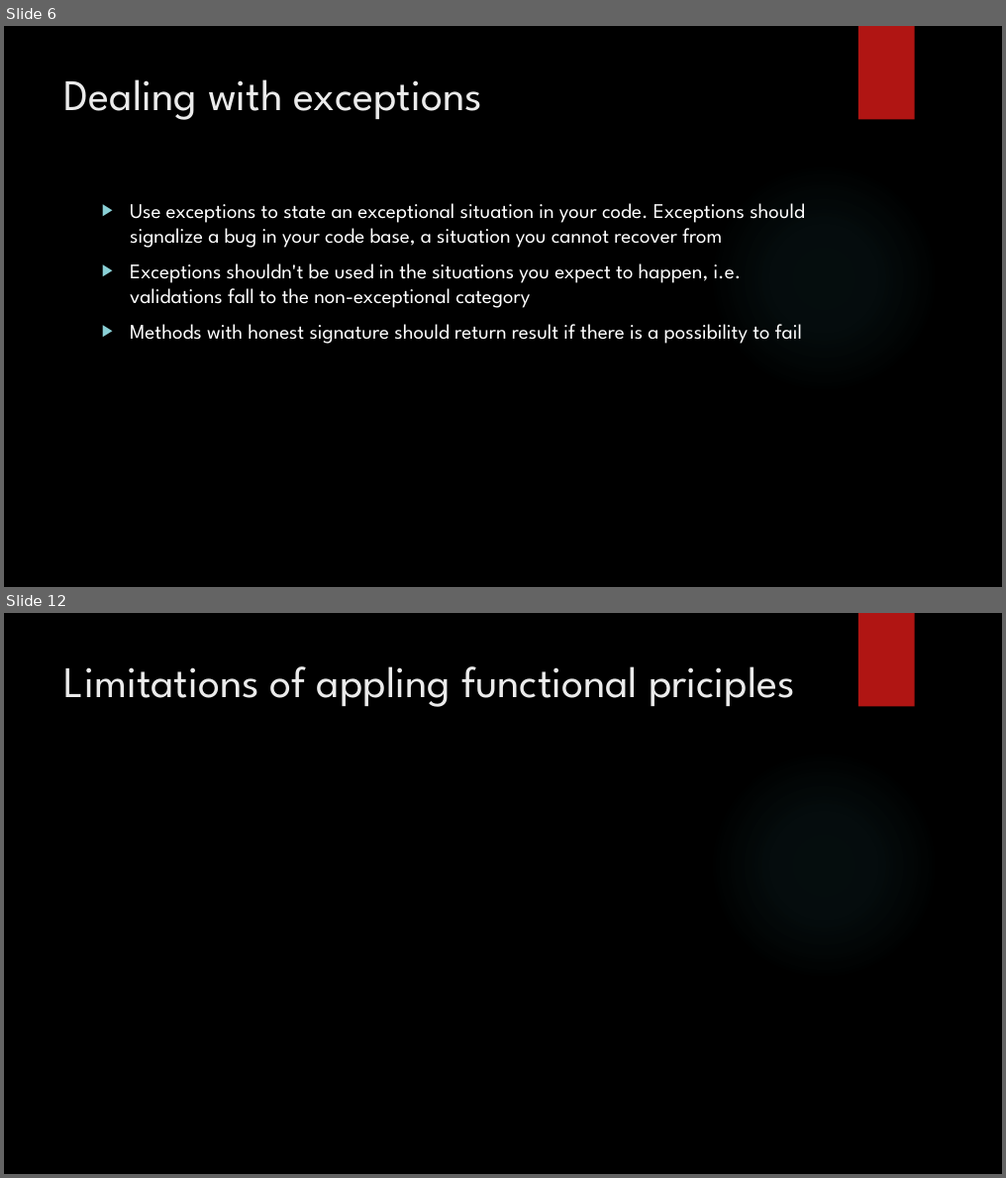
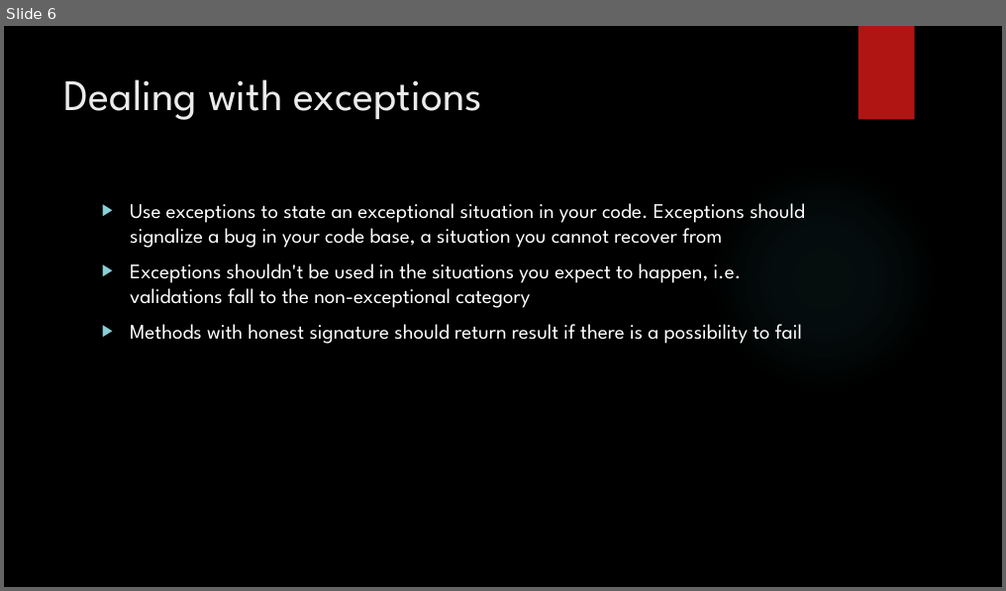
Before and after one commit to tomekjanicki/fpdemo, a slide deck: Presentation.pptx. Shown one above the other, each under a label of ours: slides 6 and 12 before the commit, slide 6 after it; the slides between them are not shown. The pictures are 1006x1178 and 1006x591 pixels, drawn with LibreOffice and Linux fonts; fonts in the diff are those of the drawing; background and template pictures are left out. Boxes give left, top, right and bottom in pixels: in the first picture for what was removed or moved away, otherwise in the second. Text is boxed around its words. In the diff, an @@ line names an element or a change of style, - is before the commit and + after.

```diff
--- a/Presentation.pptx
+++ b/Presentation.pptx
@@ slide 12 removed at (x1=4, y1=613, x2=1002, y2=1174), background picture (left out); not listed: 2 template elements that a slide beside it also shows @@
@@ title removed at (x1=64, y1=666, x2=795, y2=707) @@
-Limitations of appling functional priciples
```
Also in this commit, not shown: 10 slides changed, 1 slide added.
